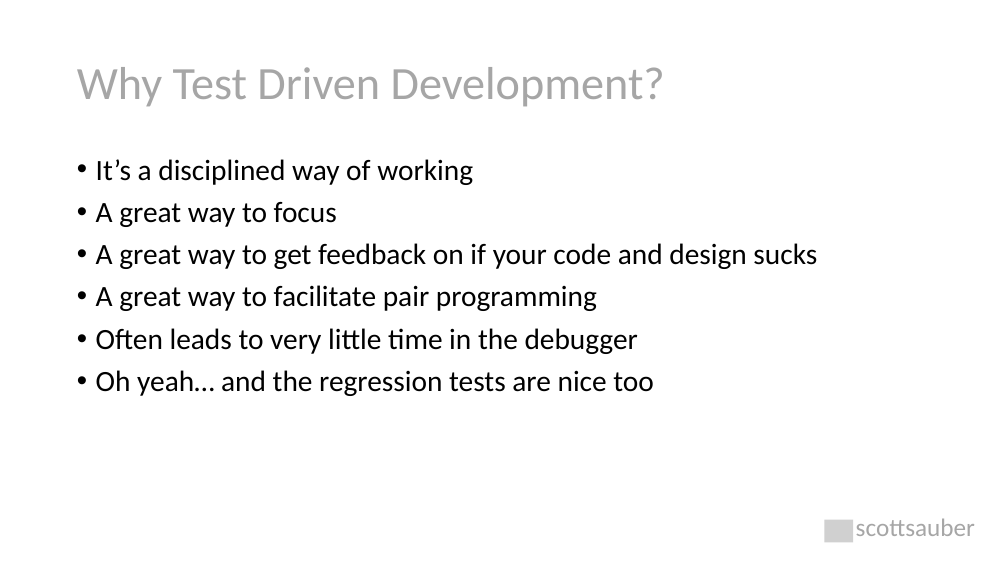
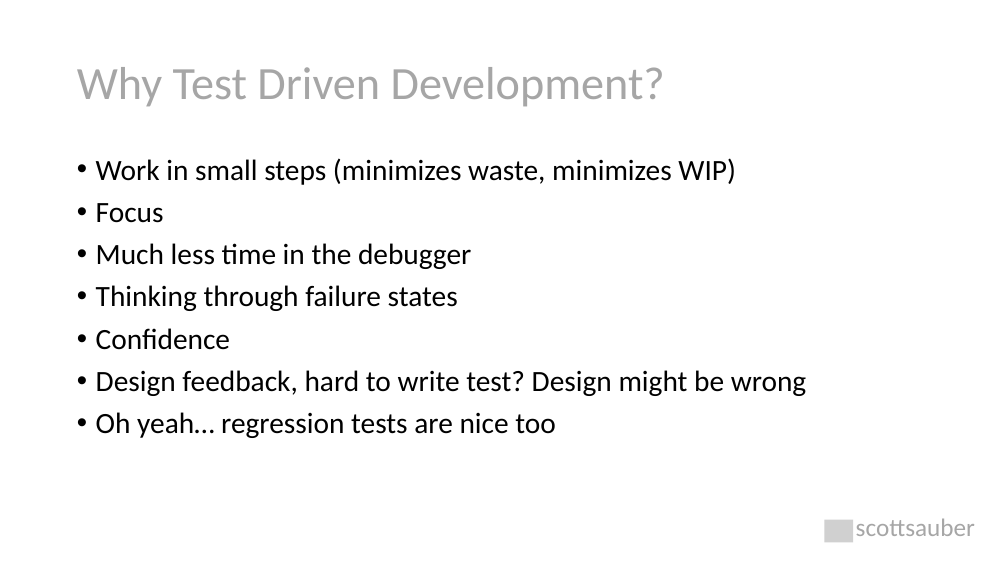
Before and after one commit to scottsauber/talks, a slide deck: slide 12 of 2023-11-09-JetBrains-TDDWithBlazor/TDD with Blazor.pptx (slide 9 before the commit). Drawn at 1008x567 pixels with LibreOffice and Linux fonts; fonts in the diff are those of the drawing; grey boxes stand for pictures. Boxes give left, top, right and bottom in pixels: in the first picture for what was removed or moved away, otherwise in the second. Text is boxed around its words. In the diff, an @@ line names an element or a change of style, - is before the commit and + after.

Commit message:
latest changes to tdd talk

```diff
--- a/2023-11-09-JetBrains-TDDWithBlazor/TDD with Blazor.pptx
+++ b/2023-11-09-JetBrains-TDDWithBlazor/TDD with Blazor.pptx
@@ text at (96,158,806,438): text changed @@
-• It’s a disciplined way of working
-• A great way to focus
-• A great way to get feedback on if your code and design sucks
-• A great way to facilitate pair programming
-• Often leads to very little time in the debugger
-• Oh yeah… and the regression tests are nice too
+• Work in small steps (minimizes waste, minimizes WIP)
+• Focus
+• Much less time in the debugger
+• Thinking through failure states
+• Confidence
+• Design feedback, hard to write test? Design might be wrong
+• Oh yeah… regression tests are nice too
```
Also in this commit, not shown: 7 other slides changed, 4 slides added, 1 other file.
